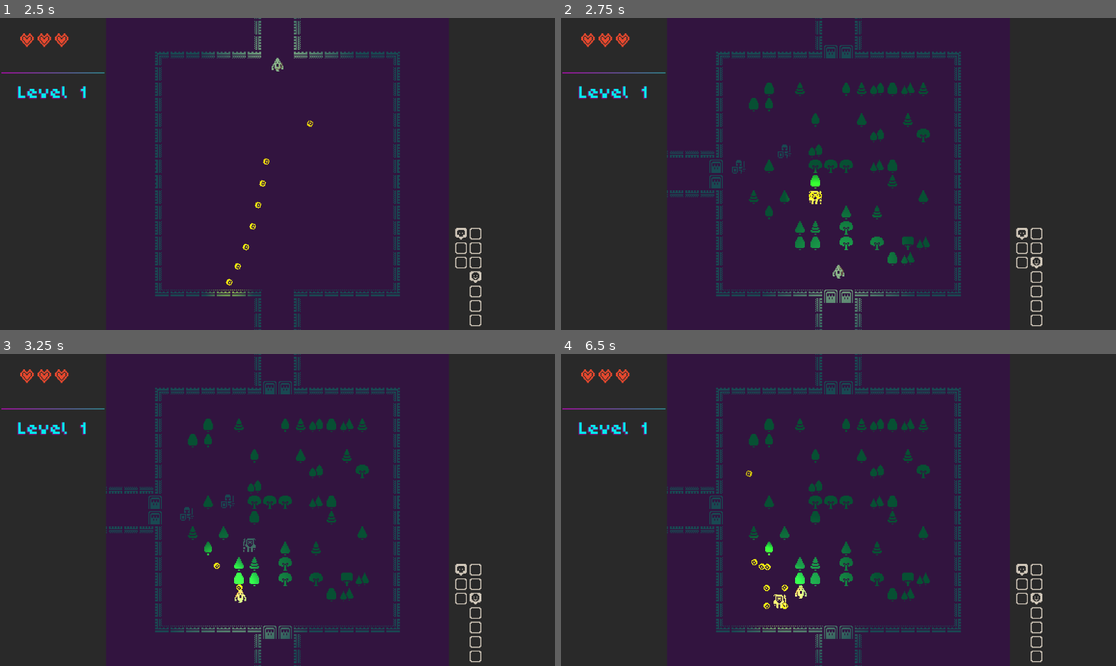
Above: before the commit, frames 1-4 (two rows, left to right).
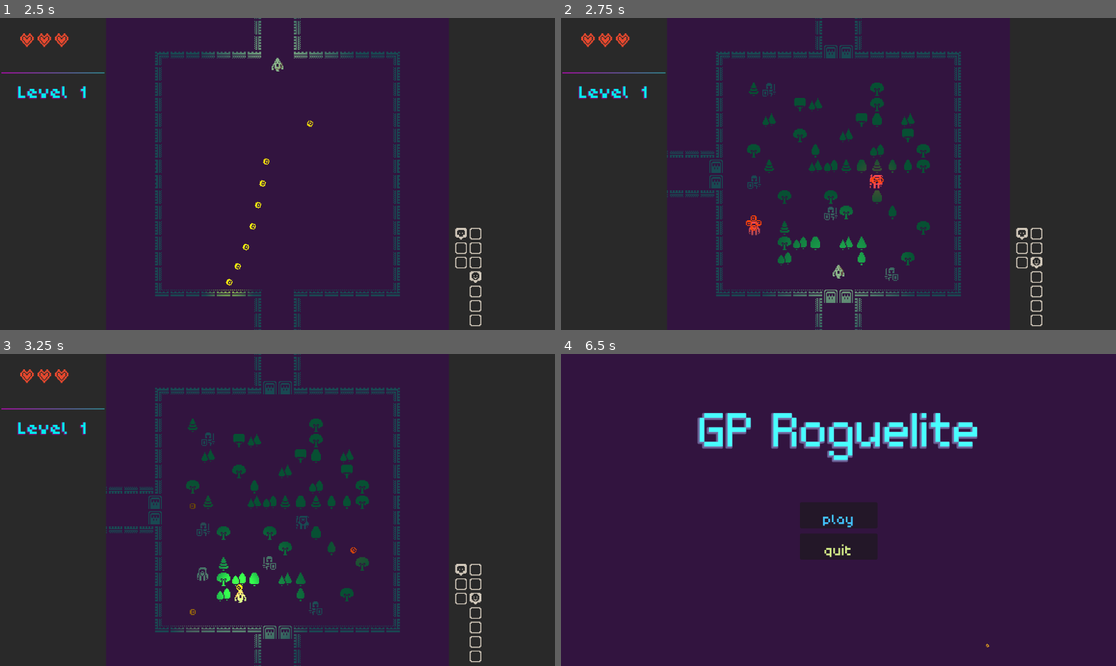
Above: after the commit, the same moments.

Repository: efredericks/gp-roguelite
Game: Godot game, scene res://scenes/menu.tscn
Two runs of this game, one before a commit and one after it. Both use one fixed random seed, a clock stepped at 60 frames per second and the inputs below. Sound files missing from this copy of the repository are replaced by a short silence.
Inputs (mouse positions are in pixels of both pictures, inside the frame that each line leads up to):
- Up to frame 1 (2.5 s): click "play" at 0.5 s; tap Enter at 1.25 s; move the mouse to (249, 236) at 1.27 s; press the mouse at (249, 236) at 1.28 s; hold W (move_up) from 1.28 s (still down); move the mouse to (444, 220) at 2.02 s; release the mouse at (444, 220) at 2.03 s; click (444, 220) at 2.1 s
- Up to frame 2 (2.75 s): keep holding W (move_up)
- Up to frame 3 (3.25 s): move the mouse to (111, 463) at 2.77 s; release W (move_up) at 2.78 s; press the mouse at (111, 463) at 2.78 s; hold A (move_left) from 2.78 s (still down)
- Up to frame 4 (6.5 s): move the mouse to (866, 510) at 3.52 s; release the mouse at (866, 510) at 3.53 s; click (866, 510) at 3.6 s; move the mouse to (755, 432) at 4.27 s; release A (move_left) at 4.28 s; press the mouse at (755, 432) at 4.28 s; hold S (move_down) 4.28-5.03 s; move the mouse to (960, 494) at 5.02 s; release the mouse at (960, 494) at 5.03 s; hold D (move_right) 5.03-5.78 s; click (960, 494) at 5.1 s; move the mouse to (727, 525) at 5.77 s; press the mouse at (727, 525) at 5.78 s; hold W (move_up) from 5.78 s (still down)

Frame 1 is identical in both runs. In frame 2, 3.7% of the frame differs, in the area x 30-67%, y 20-85%; in frame 3, 3.6%; in frame 4, 8.9%, in the area x 0-87%, y 0-100%.

Commit message:
bg music

Diff:
--- /dev/null
+++ b/scenes/bg_music.tscn
@@ -0,0 +1,10 @@
+[gd_scene format=3 uid="uid://dhiji6x0cdnb4"]
+
+[ext_resource type="Script" uid="uid://ct0e5u22sj02j" path="res://scripts/bg_music.gd" id="2_188bi"]
+
+[node name="BGMusic" type="AudioStreamPlayer" unique_id=1848842333]
+volume_db = -20.0
+autoplay = true
+script = ExtResource("2_188bi")
+
+[connection signal="finished" from="." to="." method="_on_finished"]
--- a/scenes/main.tscn
+++ b/scenes/main.tscn
@@ -11,7 +11,7 @@
 [ext_resource type="Script" uid="uid://jv8w1lk2noj3" path="res://scripts/player_health_ui.gd" id="9_eb6dy"]
 [ext_resource type="FontFile" uid="uid://dpxm1psfip7o1" path="res://assets/fonts/fonts/poco/Poco.ttf" id="9_trceg"]
 [ext_resource type="Texture2D" uid="uid://biy8f4amxegg5" path="res://assets/player_heart.tres" id="10_trceg"]
-[ext_resource type="AudioStream" uid="uid://cihymk0555uom" path="res://assets/audio/Music.mp3" id="13_trceg"]
+[ext_resource type="PackedScene" uid="uid://dhiji6x0cdnb4" path="res://scenes/bg_music.tscn" id="12_eb6dy"]
 
 [sub_resource type="StyleBoxFlat" id="StyleBoxFlat_tipki"]
 bg_color = Color(0.16206557, 0.1620656, 0.16206548, 1)
@@ -356,7 +356,4 @@
 layout_mode = 2
 texture = SubResource("AtlasTexture_choun")
 
-[node name="AudioStreamPlayer" type="AudioStreamPlayer" parent="." unique_id=1162987747]
-stream = ExtResource("13_trceg")
-volume_db = -20.0
-autoplay = true
+[node name="BGMusic" parent="." unique_id=1848842333 instance=ExtResource("12_eb6dy")]
--- a/scenes/menu.tscn
+++ b/scenes/menu.tscn
@@ -3,6 +3,7 @@
 [ext_resource type="Script" uid="uid://de6nsgpmxbceb" path="res://scripts/menu.gd" id="1_yqeox"]
 [ext_resource type="FontFile" uid="uid://cellm35opdosb" path="res://assets/fonts/fonts/connection/Connection.otf" id="2_vjb58"]
 [ext_resource type="Theme" uid="uid://dgcfhrperixa1" path="res://assets/button_theme.tres" id="3_con2f"]
+[ext_resource type="PackedScene" uid="uid://dhiji6x0cdnb4" path="res://scenes/bg_music.tscn" id="4_mhnvy"]
 
 [sub_resource type="LabelSettings" id="LabelSettings_4h3mk"]
 font = ExtResource("2_vjb58")
@@ -67,5 +68,7 @@
 theme_override_colors/font_color = Color(0.83182627, 0.92545474, 0.53430355, 1)
 text = "quit"
 
+[node name="BGMusic" parent="." unique_id=1848842333 instance=ExtResource("4_mhnvy")]
+
 [connection signal="pressed" from="PlayButton" to="." method="_on_play_button_pressed"]
 [connection signal="pressed" from="QuitButton" to="." method="_on_quit_button_pressed"]
--- /dev/null
+++ b/scripts/bg_music.gd
@@ -0,0 +1,23 @@
+extends AudioStreamPlayer
+
+@export var bg_musics = [
+	preload("res://assets/audio/Kenney-SciFi/Audio/spaceEngineSmall_000.ogg"),
+	preload("res://assets/audio/Kenney-SciFi/Audio/spaceEngineSmall_001.ogg"),
+	preload("res://assets/audio/Kenney-SciFi/Audio/spaceEngineSmall_002.ogg"),
+	preload("res://assets/audio/Kenney-SciFi/Audio/spaceEngineSmall_003.ogg"),
+	preload("res://assets/audio/Kenney-SciFi/Audio/spaceEngineSmall_004.ogg"),
+]
+var music_idx: int
+@onready var player = $"."
+
+# Called when the node enters the scene tree for the first time.
+func _ready() -> void:
+	_handleNext()
+
+func _handleNext() -> void:
+	var idx: int = randi_range(0, len(bg_musics)-1)
+	player.stream = bg_musics[idx]
+	player.play()
+
+func _on_finished() -> void:
+	_handleNext()
--- a/scripts/enemy.gd
+++ b/scripts/enemy.gd
@@ -160,6 +160,7 @@
 			proj.owner_character = self
 			proj.global_position = muzzle.global_position
 			proj.rotation_degrees = rad_to_deg(d.angle()) + 45
+			proj.get_node("PointLight2D").color = Color(0.794, 0.0, 0.0, 1.0)
 			proj.add_to_group("enemy")
 	elif shoot_pattern == ShootPattern.CROSS:
 		var dirs: Array[Vector2] = [Vector2(-1, 0), Vector2(1, 0), Vector2(0, -1), Vector2(0, 1)]
@@ -170,6 +171,7 @@
 			proj.owner_character = self
 			proj.global_position = muzzle.global_position
 			proj.rotation_degrees = rad_to_deg(d.angle()) + 90
+			proj.get_node("PointLight2D").color = Color(0.794, 0.0, 0.0, 0.4)
 			proj.add_to_group("enemy")
 
 
Not shown, added: assets/audio/Kenney-SciFi/Audio/computerNoise_000.ogg.import
Not shown, added: assets/audio/Kenney-SciFi/Audio/computerNoise_001.ogg.import
Not shown, added: assets/audio/Kenney-SciFi/Audio/computerNoise_002.ogg.import
Not shown, added: assets/audio/Kenney-SciFi/Audio/computerNoise_003.ogg.import
Not shown, added: assets/audio/Kenney-SciFi/Audio/desktop.ini
Not shown, added: assets/audio/Kenney-SciFi/Audio/doorClose_000.ogg.import
Not shown, added: assets/audio/Kenney-SciFi/Audio/doorClose_001.ogg.import
Not shown, added: assets/audio/Kenney-SciFi/Audio/doorClose_002.ogg.import
Not shown, added: assets/audio/Kenney-SciFi/Audio/doorOpen_000.ogg.import
Not shown, added: assets/audio/Kenney-SciFi/Audio/doorOpen_001.ogg.import
Not shown, added: assets/audio/Kenney-SciFi/Audio/doorOpen_002.ogg.import
Not shown, added: assets/audio/Kenney-SciFi/Audio/engineCircular_000.ogg.import
(and 140 more such lines)
